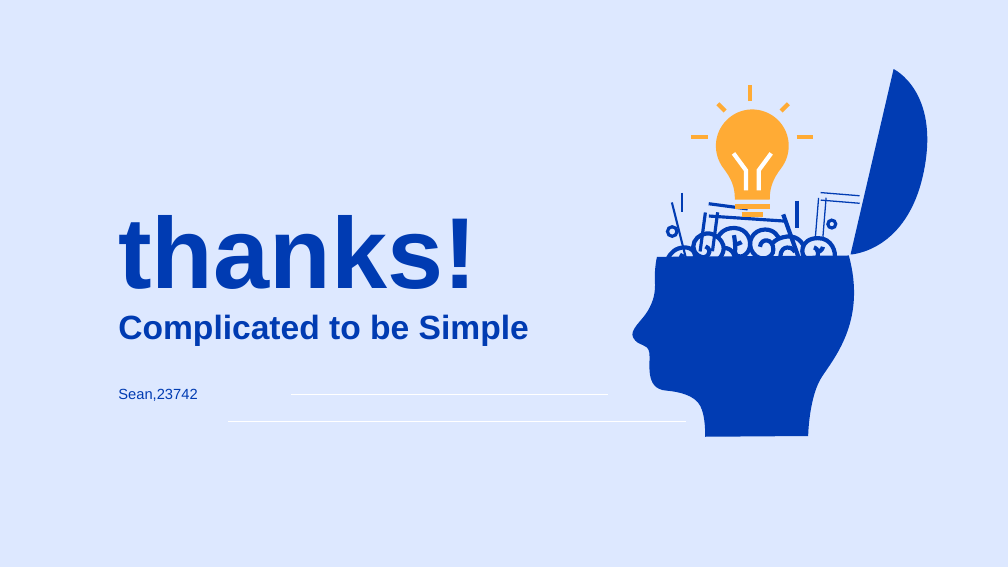
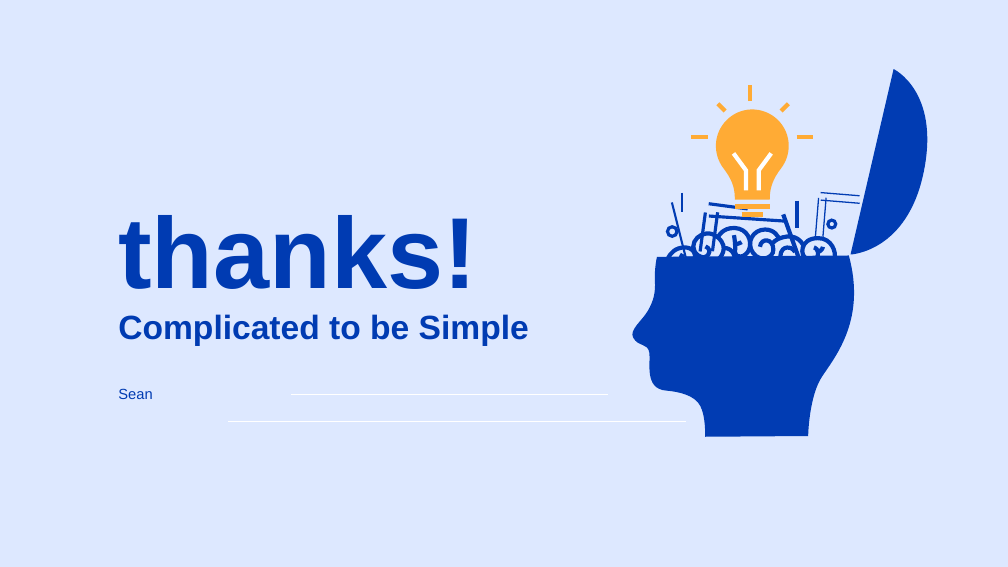
Before and after one commit to stereo720712/2020-11_2021-01_deep_learning_learn_report_record, a slide deck: slide 23 of 11_23_to_11_27_fourth/4.LSTM.pptx. Drawn at 1008x567 pixels with LibreOffice and Linux fonts; fonts in the diff are those of the drawing. Boxes give left, top, right and bottom in pixels: in the first picture for what was removed or moved away, otherwise in the second. Text is boxed around its words. In the diff, an @@ line names an element or a change of style, - is before the commit and + after.

```diff
--- a/11_23_to_11_27_fourth/4.LSTM.pptx
+++ b/11_23_to_11_27_fourth/4.LSTM.pptx
@@ text at (118,388,152,399): text changed @@
-Sean,23742
+Sean
```
Also in this commit, not shown: 1 other file.
